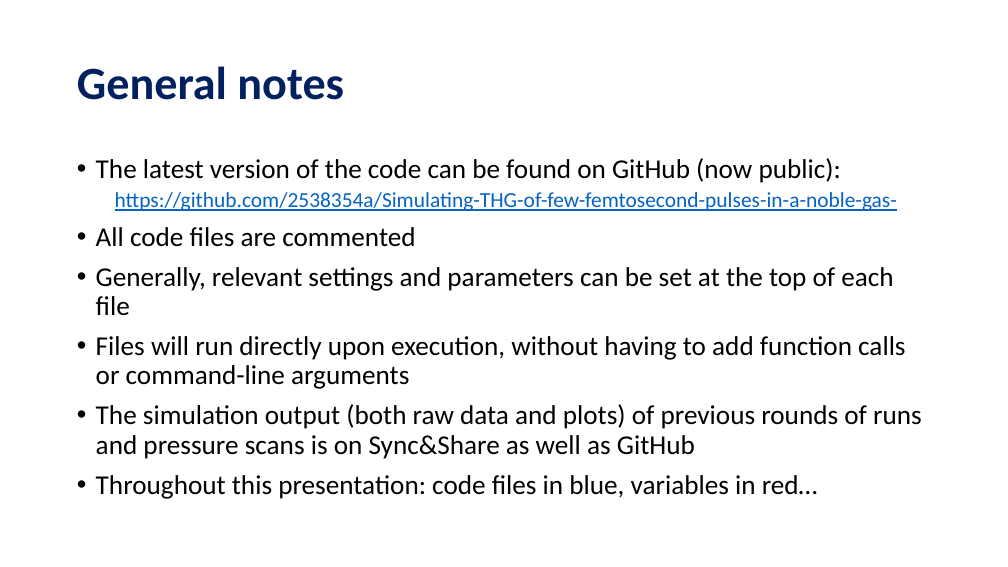
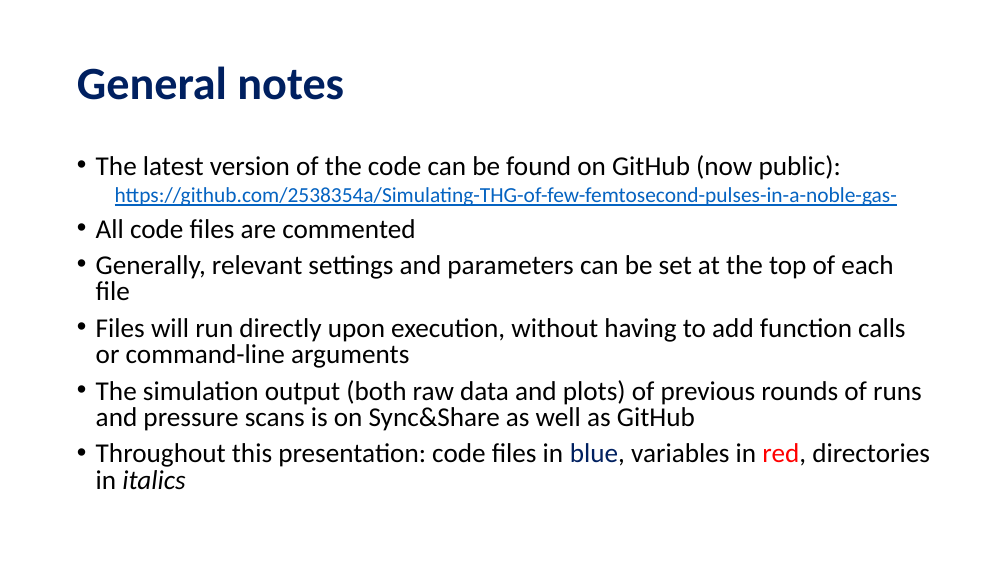
Before and after one commit to david-f-amorim/Simulating-THG-of-few-femtosecond-pulses-in-a-noble-gas-, a slide deck: slide 3 of presentations/DESY - Code Handover.pptx. Drawn at 1008x567 pixels with LibreOffice and Linux fonts; fonts in the diff are those of the drawing. Boxes give left, top, right and bottom in pixels: in the first picture for what was removed or moved away, otherwise in the second. Text is boxed around its words. In the diff, an @@ line names an element or a change of style, - is before the commit and + after.

```diff
--- a/presentations/DESY - Code Handover.pptx
+++ b/presentations/DESY - Code Handover.pptx
@@ text at box(96, 155, 922, 431): line spacing 0.9 to 0.8 @@
@@ text at box(96, 443, 930, 490): text changed @@
-• Throughout this presentation: code files in blue, variables in red…
+• Throughout this presentation: code files in blue, variables in red, directories in italics
```
Also in this commit, not shown: 6 other slides changed, 1 slide added, 9 other files.
